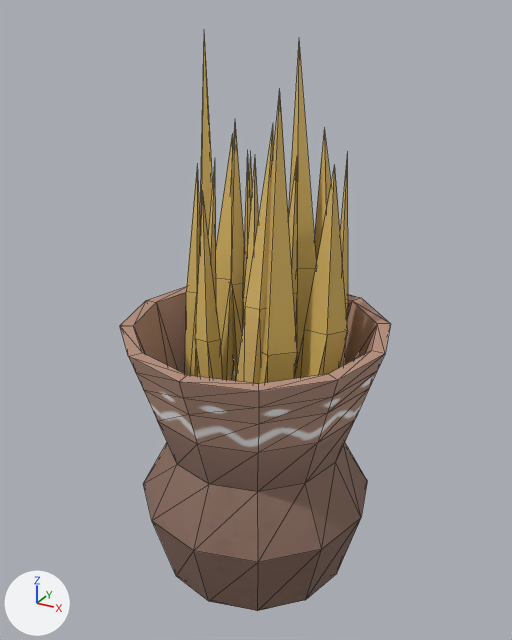
One commit to the glTF model models/SacrificialQuest1.gltf: the scene before it, then after it.
Before and after are seen from a camera (50 mm lens) standing at (-24.119, -21.876, 1.026) and looking at (-24.645, -20.919, 0.548). Every picture has the same lights, and +X, +Y and +Z are marked at lower left. Mesh edges are drawn as thin lines. Where no turn or scale is listed for an object, it has been applied to the vertices. Vertices at the same position are counted once.

Objects in the first picture: 'Pot with grain'.
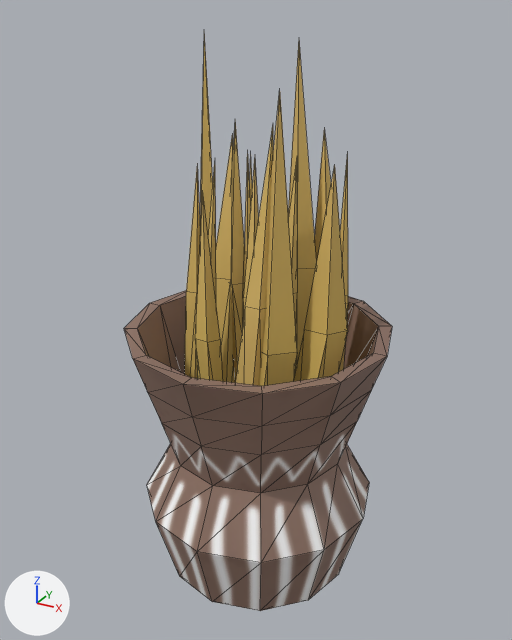
Pixel boxes [x1, y1, x2, y2] of what changed, in the pictures (512 x 640 px):
'Pot with grain', reshaped: before [120, 34, 390, 611]; after [124, 34, 392, 611]
part 1 of me_cube_044, cut back: before [136, 371, 377, 453]; after [148, 391, 371, 455]
part 2 of me_cube_044, recoloured: before [120, 286, 390, 611]; after [124, 290, 392, 611]

Diff of the bpy script that builds the scene:
```diff
--- a/models/SacrificialQuest1.gltf.py
+++ b/models/SacrificialQuest1.gltf.py
@@ img_potterydecoration2_tex_color @@
+img_potterydecoration2_tex_color = load_image('PotteryDecoration2_tex_color', '_unpacked/PotteryDecoration2_tex_color', 256, 256, 'sRGB')
@@ mat_potmat_decoration2_001 @@
+mat_potmat_decoration2_001 = principled_material('Potmat decoration2.001')
+mat_potmat_decoration2_001.texture = img_potterydecoration2_tex_color
@@ me_cube_044 @@
 # used by ob_pot_with_grain; location = (-24.649, -20.983, 0.29)
-me_cube_044.from_pydata(...)  # 335 vertices, 540 faces; spans x -0.213..0.235, y -0.176..0.273, z -0.239..0.706
+me_cube_044.from_pydata(...)  # 323 vertices, 516 faces; spans x -0.213..0.236, y -0.167..0.282, z -0.247..0.706
+# me_cube_044 part 1
+# 14 vertices are removed from x -0.193..0.214, y -0.155..0.252, z 0.13..0.192
+# 53 faces are deleted
+# 43 vertices in x -0.183..0.186, y -0.176..0.273, z -0.239..0.257 move by (0.0, 0.009, -0.008)
+# 23 vertices in x -0.148..0.156, y -0.135..0.232, z -0.225..0.13 move by (0.0, 0.009, -0.009)
+# 12 vertices in x -0.164..0.205, y -0.146..0.243, z -0.239..0.257 move by (0.001, 0.009, -0.008)
+# 12 vertices in x -0.081..0.17, y -0.111..0.208, z -0.225..0.13 move by (0.001, 0.009, -0.009)
+# 11 vertices in x -0.213..0.217, y -0.029..0.202, z -0.239..0.257 move by (0.0, 0.01, -0.008)
+# 7 vertices in x -0.168..0.195, y -0.097..0.193, z -0.225..0.13 move by (0.0, 0.01, -0.009)
+# 24 vertices move from x -0.203..0.235, y -0.166..0.263, z -0.239..0.257 to x -0.194..0.236, y -0.146..0.261, z -0.247..0.249
+# 2 vertices are added at (-0.172, 0.058, 0.121), (-0.148, -0.034, 0.121)
+# 29 new faces join them, mat_potmat_decoration2_001 (picture img_potterydecoration2_tex_color)
+# me_cube_044 part 2: 235 faces spanning x -0.213..0.236, y -0.167..0.282, z -0.247..0.249 switch from mat_potmat2_006 (picture img_potterydecoration_tex_color) to mat_potmat_decoration2_001 (picture img_potterydecoration2_tex_color)
 me_cube_044.materials.append(mat_reed_mat)
```
